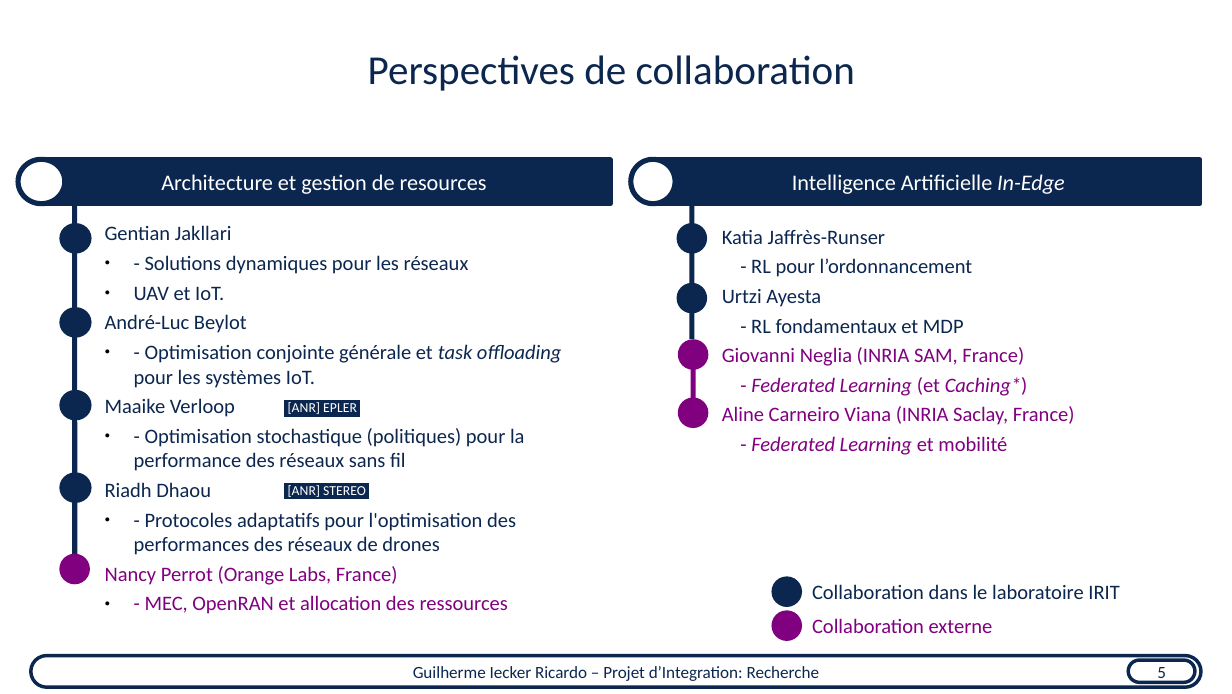
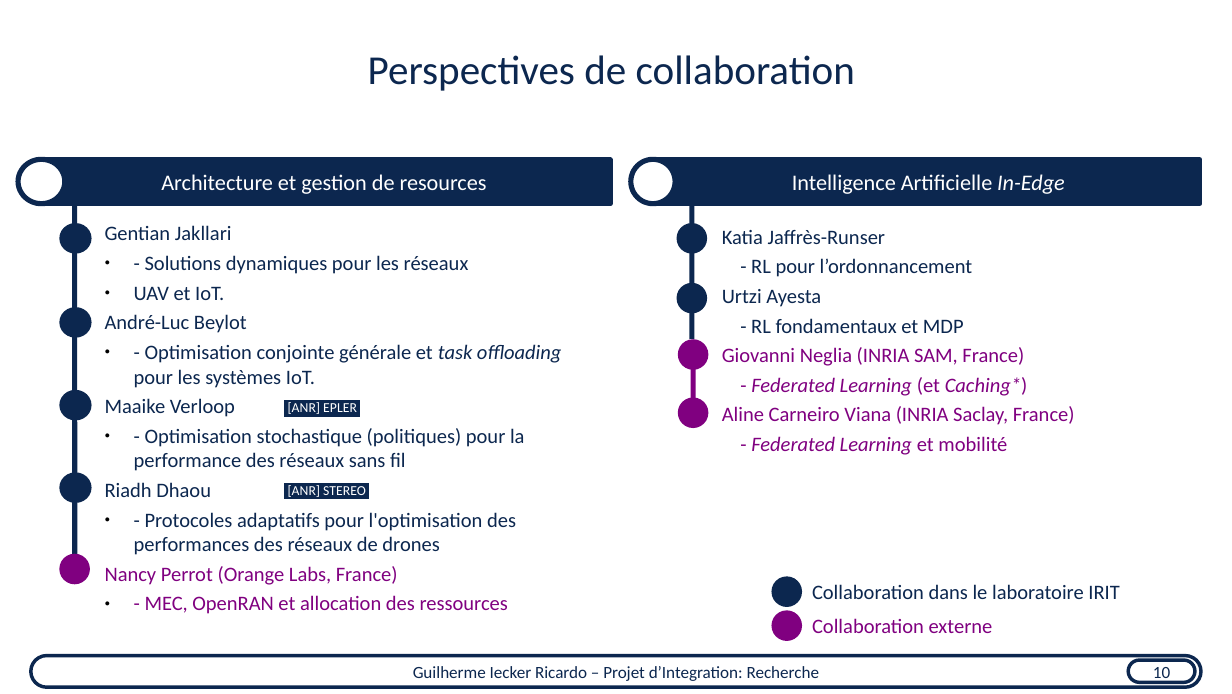
Before and after one commit to guilhermeir/mcf, a slide deck: slide 12 of toulouse_audition.odp (slide 10 before the commit). Drawn at 1232x694 pixels with LibreOffice and Linux fonts; fonts in the diff are those of the drawing. Boxes give left, top, right and bottom in pixels: in the first picture for what was removed or moved away, otherwise in the second. Text is boxed around its words. In the diff, an @@ line names an element or a change of style, - is before the commit and + after.

```diff
--- a/toulouse_audition.odp
+++ b/toulouse_audition.odp
@@ text in rounded rectangle at (1153, 667, 1170, 683): text changed @@
-5
+10
```
Also in this commit, not shown: 16 other slides changed, 2 slides added, 1 other file.
